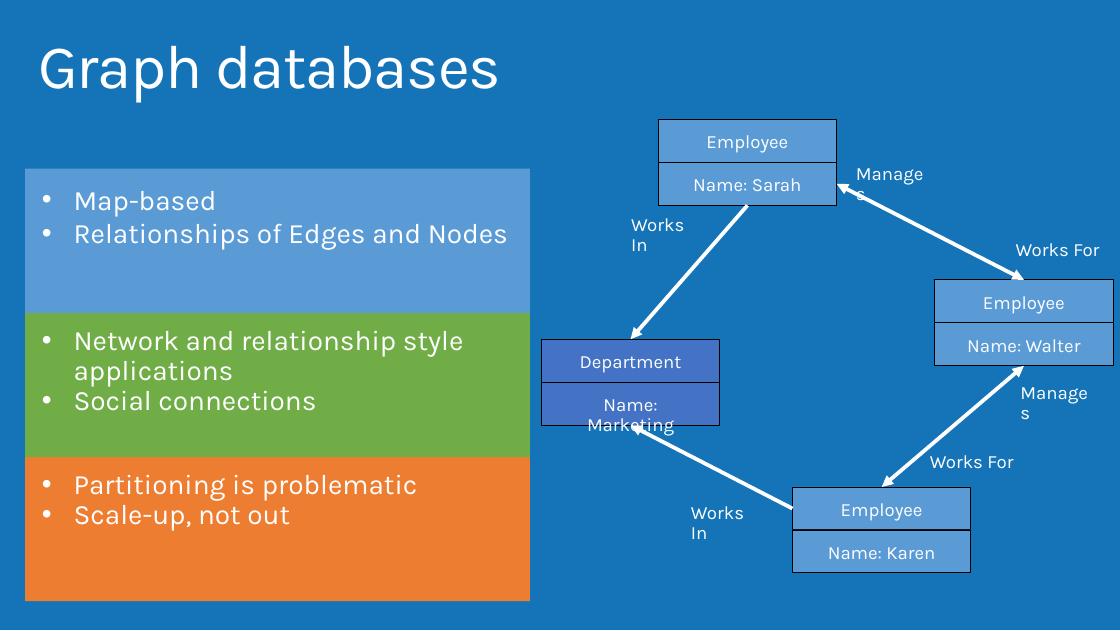
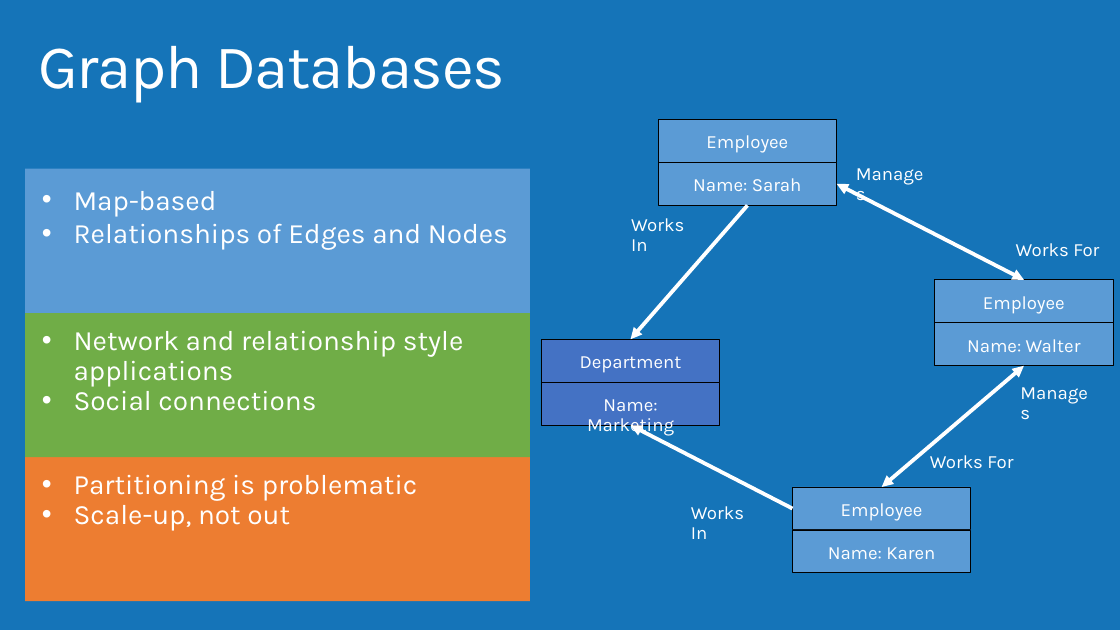
Before and after one commit to AzureCAT-GSI/Modern-Apps, a slide deck: slide 28 of Architecting for Modern Cloud Applications.pptx. Drawn at 1120x630 pixels with LibreOffice and Linux fonts; fonts in the diff are those of the drawing; background and template pictures are left out. Boxes give left, top, right and bottom in pixels: in the first picture for what was removed or moved away, otherwise in the second. Text is boxed around its words. In the diff, an @@ line names an element or a change of style, - is before the commit and + after.

```diff
--- a/Architecting for Modern Cloud Applications.pptx
+++ b/Architecting for Modern Cloud Applications.pptx
@@ title at (x1=38, y1=46, x2=505, y2=103): text changed @@
-Graph databases
+Graph Databases
```
Also in this commit, not shown: 10 other slides changed, 1 slide added, 1 slide removed.
